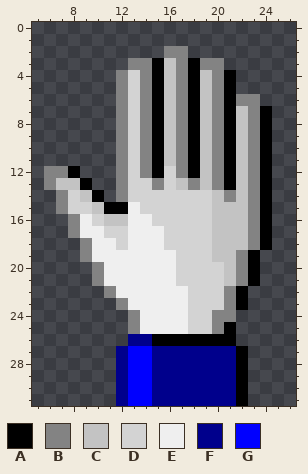
Two states of a pixel-art sprite, Assets/Sprites/Cursor/new/UseIcon1.png. The picture above was drawn from the file before the commit.
The file is 32x32 pixels. Shown: x 5..26, y 0..31.
Palette (. is transparent): A #000000  B #838383  C #c3c3c3  D #d3d3d3  E #efefef  F #00008c  G #0000ff
Pixels before, first column x 6:
 2 ..........BB.......
 3 .......BBACBABB....
 4 ......BDBACBACBA...
 5 ......BDBACBACBA...
 6 ......BDBACBACBABB.
 7 ......BDBACBACBACBA
 8 ......BDBACBACBACBA
 9 ......BDBACBACBACBA
10 ......BDBACBACBACBA
11 ......BDBACBACBACBA
12 BBA...BDBADBACBACBA
13 BCCA..BDDBDCBCBACBA
14 .BDCA.BDDDDDDDCBCBA
15 .BDDCAAEDDDDDDCCCBA
16 ..BEDCCEEDDDDDCCCBA
17 ..BEEDDEEEDDDDCCCBA
18 ...BEEDEEEDDDDCCCBA
19 ...BEEEEEEEDDDCCBA.
20 ....BEEEEEEDDDDCBA.
21 ....BEEEEEEDDDDCBA.
22 .....BEEEEEEDDDBA..
23 ......BEEEEEDDDBA..
24 .......BEEEEDDBB...
25 .......BEEEEDDBA...
26 .......FFAAAAAAA...
27 ......FGGFFFFFFFA..
28 ......FGGFFFFFFFA..
29 ......FGGFFFFFFFA..
30 ......FGGFFFFFFFA..
31 ......FGGFFFFFFFA..
New version:
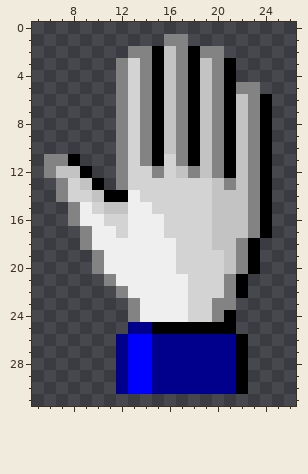
What changed:
{"y":1,"x":16,"old":"..","new":"BB"}
{"y":2,"x":13,"old":"...B","new":"BBAC"}
{"y":2,"x":18,"old":"...","new":"ABB"}
{"y":3,"x":12,"old":".B","new":"BD"}
{"y":3,"x":19,"old":"B","new":"C"}
{"y":3,"x":21,"old":".","new":"A"}
{"y":5,"x":22,"old":"..","new":"BB"}
{"y":6,"x":22,"old":"B","new":"C"}
{"y":6,"x":24,"old":".","new":"A"}
{"y":11,"x":6,"old":"...","new":"BBA"}
{"y":11,"x":16,"old":"C","new":"D"}
{"y":12,"x":7,"old":"BA.","new":"CCA"}
{"y":12,"x":14,"old":"BA","new":"DB"}
{"y":12,"x":17,"old":"BA","new":"CB"}
{"y":13,"x":6,"old":"BCCA.","new":".BDCA"}
{"y":13,"x":15,"old":"B","new":"D"}
{"y":13,"x":17,"old":"CBCBA","new":"DDDCB"}
{"y":14,"x":9,"old":"CA.BD","new":"DCAAE"}
{"y":14,"x":21,"old":"B","new":"C"}
{"y":15,"x":7,"old":"BDDCAA","new":".BEDCC"}
{"y":15,"x":14,"old":"D","new":"E"}
{"y":16,"x":10,"old":"DCC","new":"EDD"}
{"y":16,"x":15,"old":"D","new":"E"}
{"y":17,"x":8,"old":"BE","new":".B"}
{"y":17,"x":11,"old":"D","new":"E"}
{"y":18,"x":12,"old":"D","new":"E"}
{"y":18,"x":16,"old":"D","new":"E"}
{"y":18,"x":22,"old":"CBA","new":"BA."}
{"y":19,"x":9,"old":"BE","new":".B"}
{"y":19,"x":20,"old":"C","new":"D"}
{"y":21,"x":10,"old":"BE","new":".B"}
{"y":21,"x":17,"old":"D","new":"E"}
{"y":21,"x":21,"old":"CBA","new":"BA."}
{"y":22,"x":11,"old":"BE","new":".B"}
{"y":23,"x":12,"old":"BE","new":".B"}
{"y":23,"x":20,"old":"D","new":"B"}
{"y":23,"x":22,"old":"A","new":"."}
{"y":24,"x":21,"old":"B","new":"A"}
{"y":25,"x":13,"old":"BEEEEDDB","new":"FFAAAAAA"}
{"y":26,"x":12,"old":".FFAAAAAAA.","new":"FGGFFFFFFFA"}
{"y":31,"x":12,"old":"FGGFFFFFFFA","new":"..........."}
{"label":"changed","picture_box":[116,34,272,106]}
{"label":"changed","picture_box":[44,154,272,346]}
{"label":"erased","picture_box":[116,394,248,406]}
